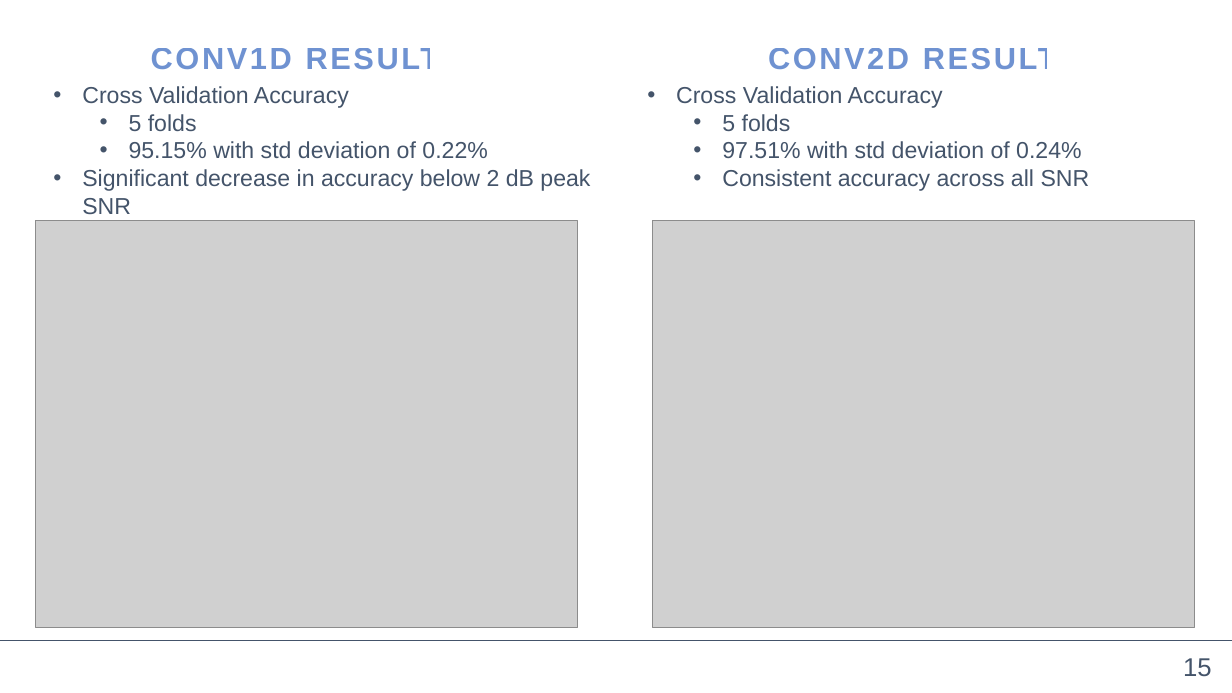
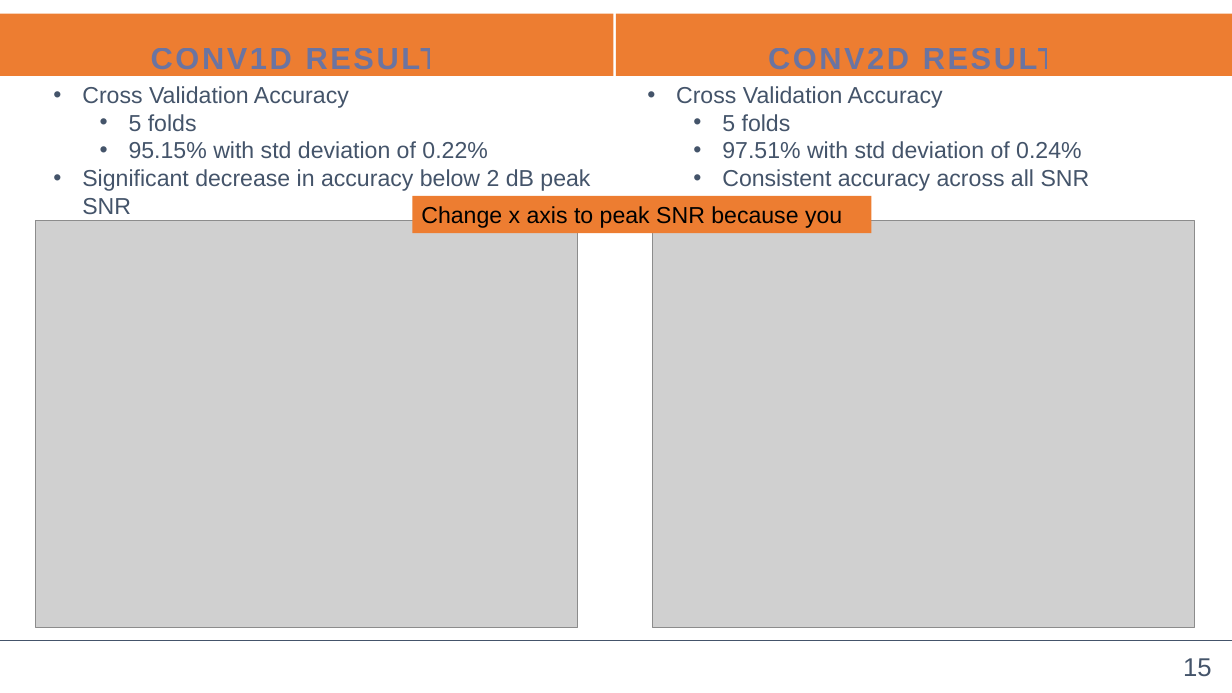
Before and after one commit to cbell14/ELE_594, a slide deck: slide 15 of Classification_of_Harmonics_Using_ML_v1.pptx. Drawn at 1232x693 pixels with LibreOffice and Linux fonts; fonts in the diff are those of the drawing; grey boxes stand for pictures. Boxes give left, top, right and bottom in pixels: in the first picture for what was removed or moved away, otherwise in the second. Text is boxed around its words. In the diff, an @@ line names an element or a change of style, - is before the commit and + after.

```diff
--- a/Classification_of_Harmonics_Using_ML_v1.pptx
+++ b/Classification_of_Harmonics_Using_ML_v1.pptx
@@ text "CONV1D RESULTS": place and size @@
-text "CONV1D RESULTS" at (151,48,463,70)
+text "CONV1D RESULTS" at (0,14,614,76)
@@ text "CONV1D RESULTS" at (0,14,614,76): fill none to #ED7D31 @@
@@ text "CONV2D RESULTS": place and size @@
-text "CONV2D RESULTS" at (768,48,1080,70)
+text "CONV2D RESULTS" at (616,14,1232,76)
@@ text "CONV2D RESULTS" at (616,14,1232,76): fill none to #ED7D31 @@
@@ rectangle added at (412,196,872,233), fill #ED7D31, 18 pt, text #000000 @@
+Change x axis to peak SNR because you
```
Also in this commit, not shown: 3 other files.
